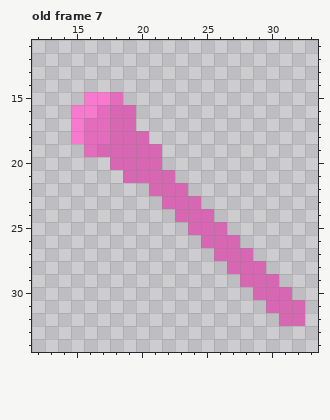
Edited in one commit: pixel-art file (Assets/Art/Characters/frog tongue WIP.aseprite). The picture above is the old version.
64x64 pixels, 7 frames. Shown: old frame 7: x 12..33, y 11..34. The commit also changed other frames, which this record leaves out.
Once edited:
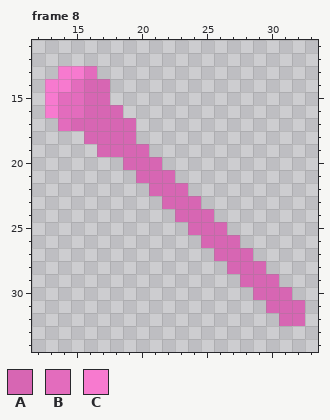
Palette (. is transparent): A #d766b3  B #e36cbd  C #f77acf
A new or re-ordered frame is compared with the old frame closest to it.
Log entry: fixed tongue cooldown when facing wrong direction bug
Diff:
frames 7 -> 13
Changed rows in their new state; - is an unchanged pixel.
Frame 8 is new; against old frame 7:
first column x 13:
13 -CCB-----
14 CCBAA----
15 CBBAA.---
16 CBBAA-.--
17 -BAAA----
18 --.AA--.-
19 ---.----.
20 -----.---
21 ------.--
Where, in picture pixels (left, top, right, bottom), the same in both pictures:
changed: (45, 66, 162, 183)
